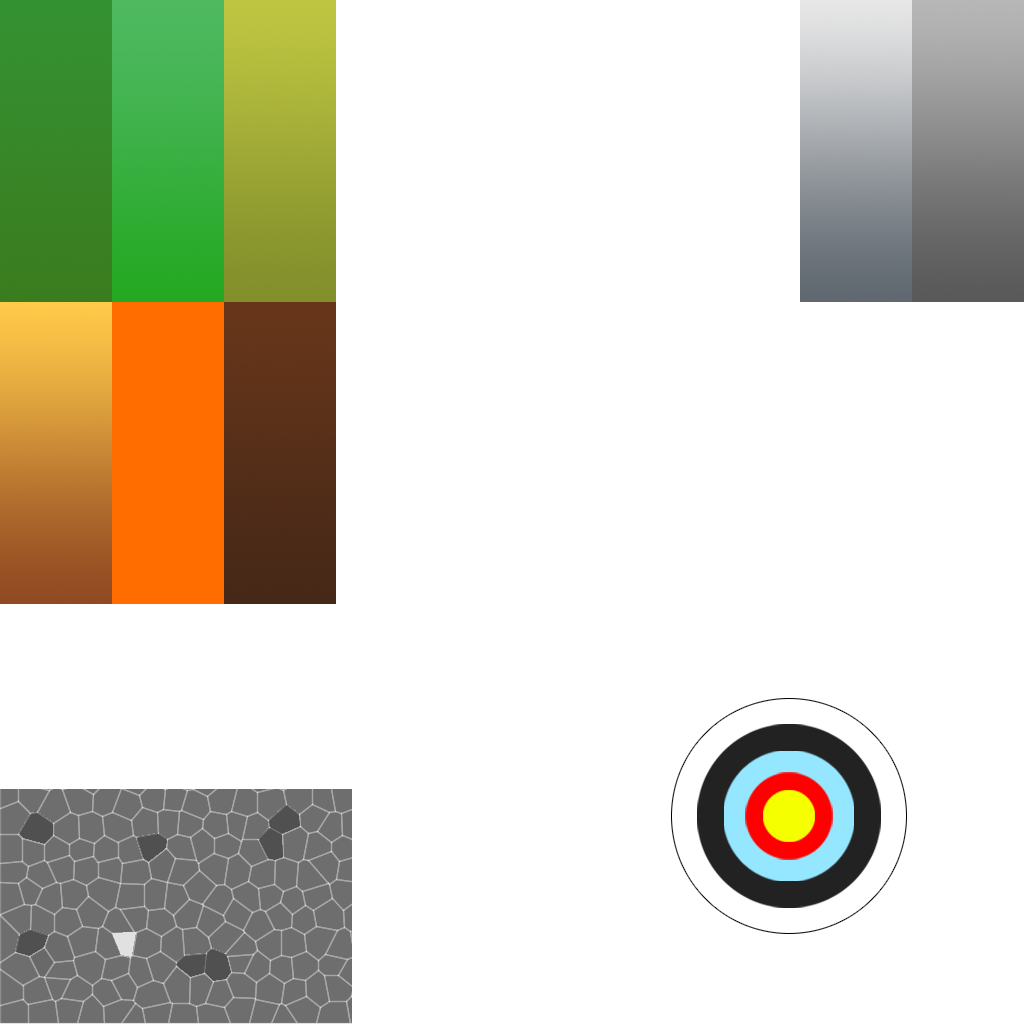
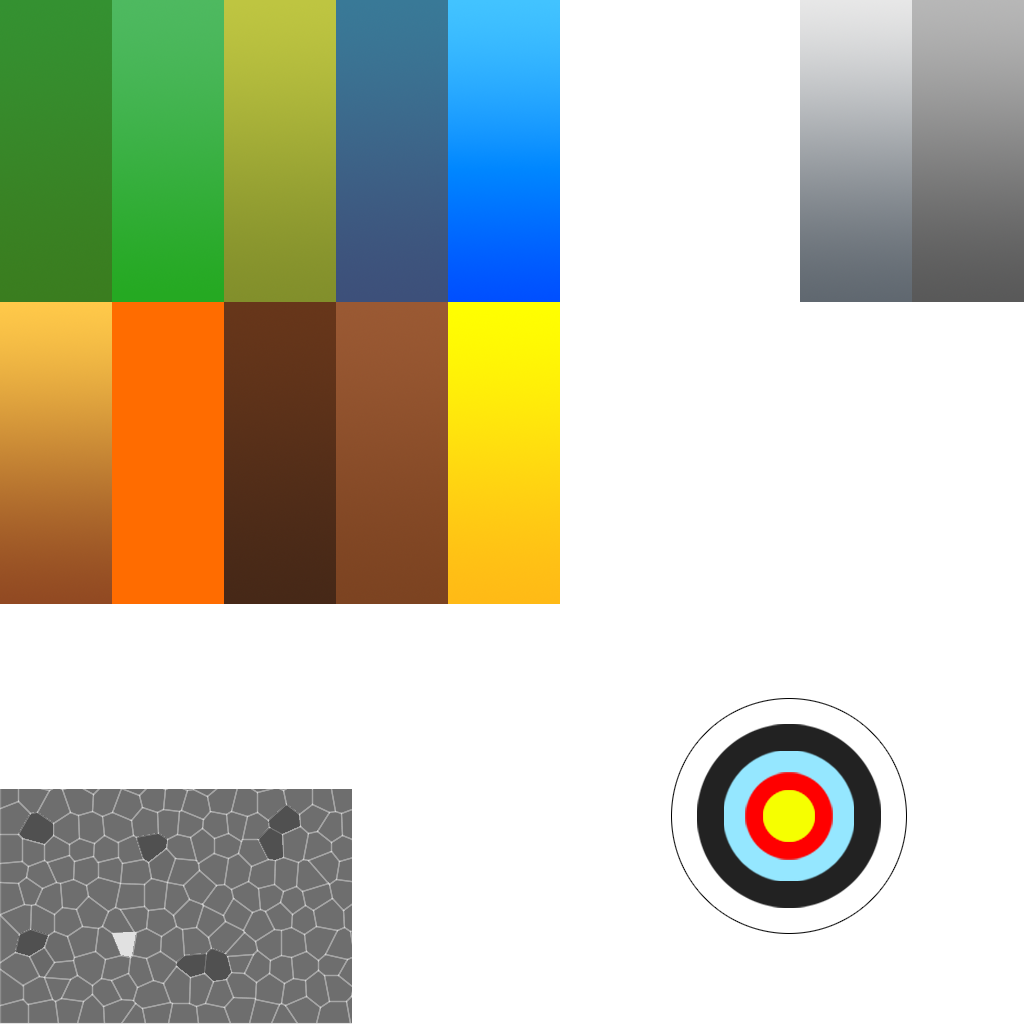
Layer changes from the first 1024 x 1024 image to the second:
added layer "Layer 1 copy 12" above "Layer 1 copy 11" over (x1=448, y1=302, x2=560, y2=604)
added layer "Layer 1 copy 11" above "Layer 1 copy 8" over (x1=336, y1=302, x2=448, y2=604)
added layer "Layer 1 copy 10" above "Layer 1 copy 9" over (x1=448, y1=0, x2=560, y2=302)
added layer "Layer 1 copy 9" above "Layer 1 copy 5" over (x1=336, y1=0, x2=448, y2=302)
